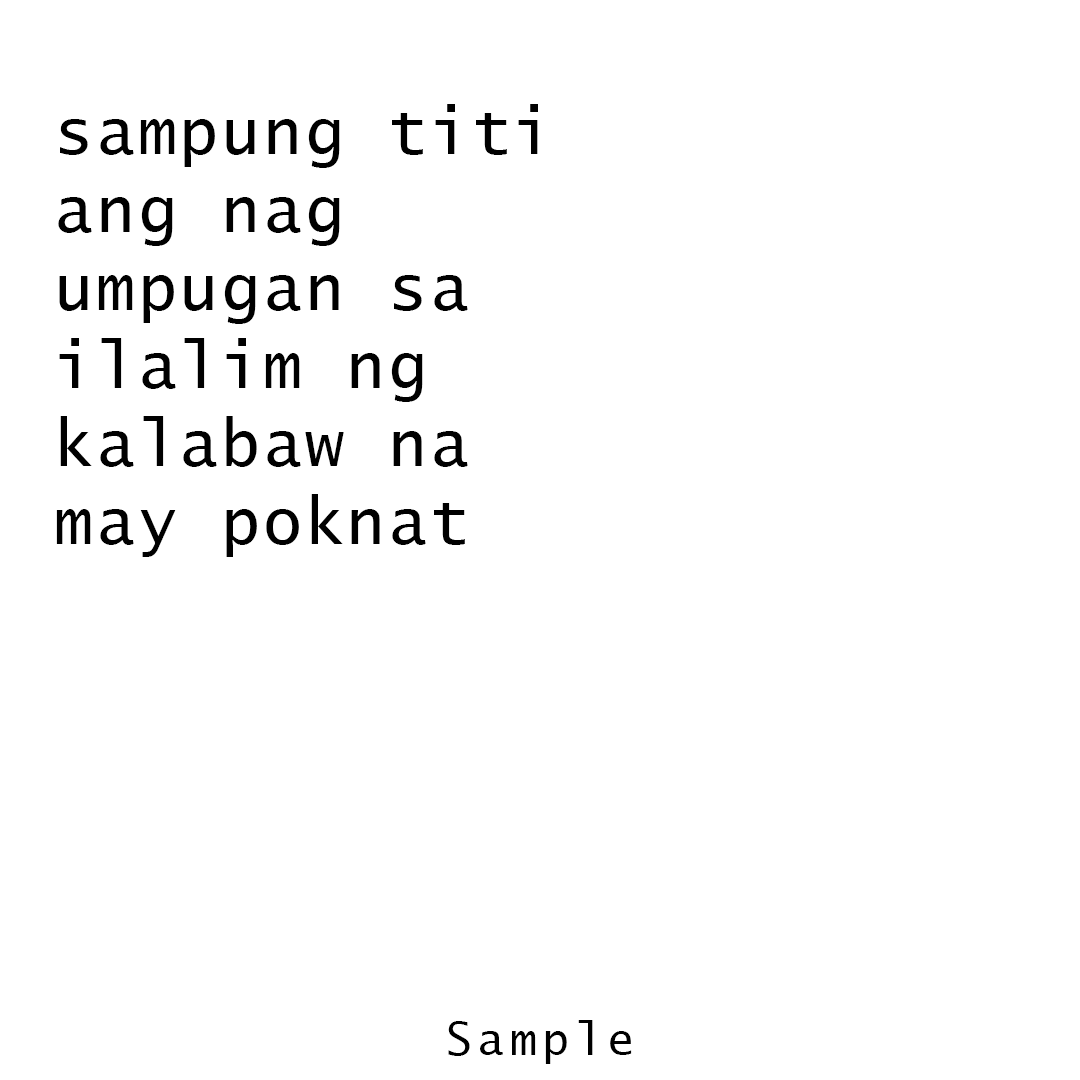
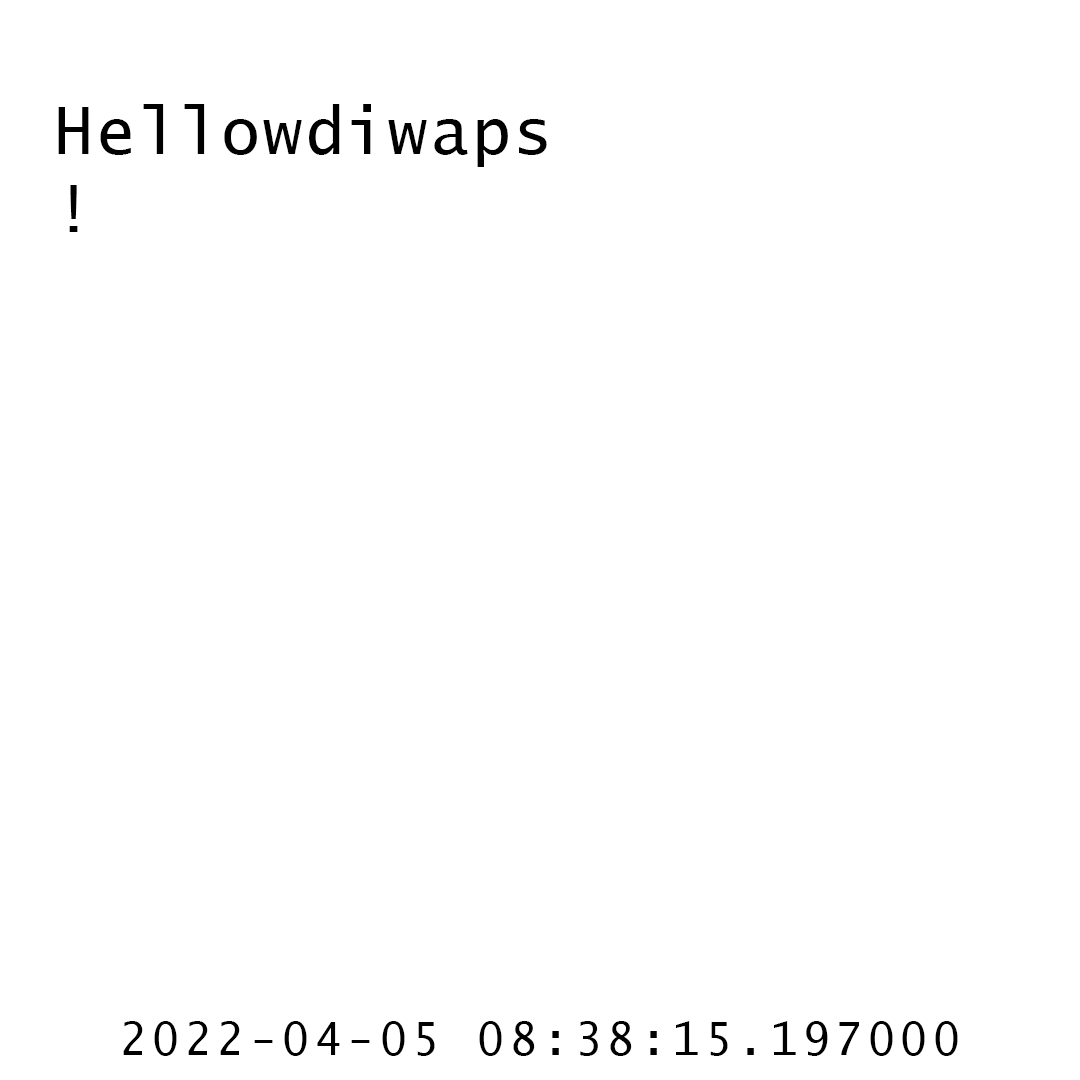
Layer changes from the first 1080 x 1080 image to the second:
painted on "Timestamp" over [123, 1020, 958, 1064]
painted on "Message" over [56, 104, 547, 557]
